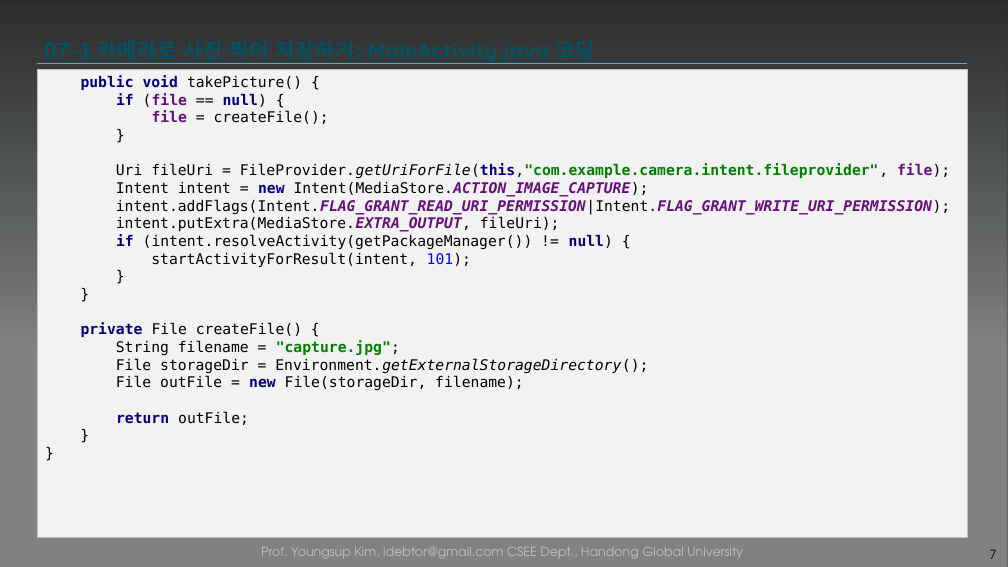
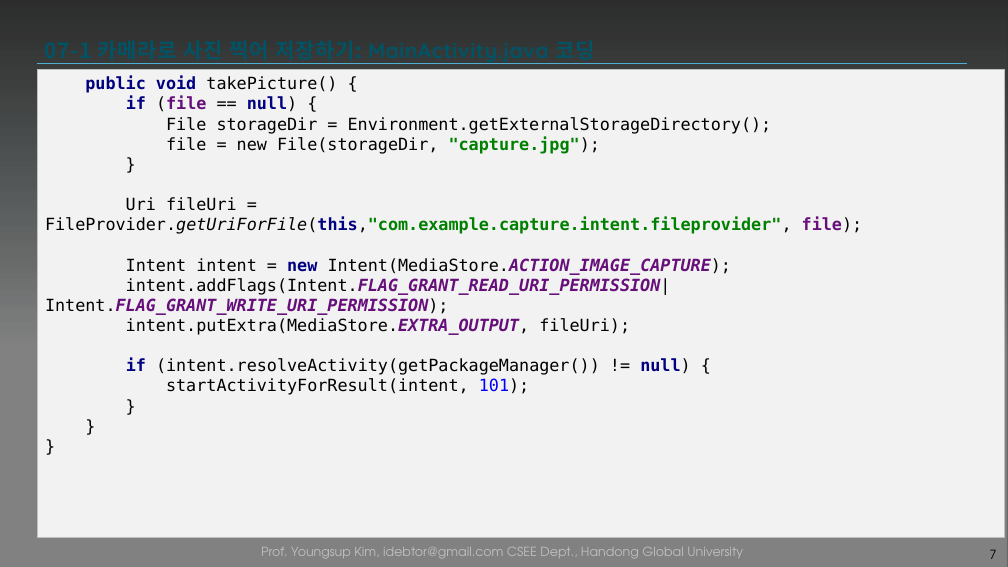
Before and after one commit to tae7841/HuStarAS, a slide deck: slide 7 of ppts/07Mulitmedia.pptx. Drawn at 1008x567 pixels with LibreOffice and Linux fonts; fonts in the diff are those of the drawing; background and template pictures are left out; a plain dark background stands for a picture behind light text. Boxes give left, top, right and bottom in pixels: in the first picture for what was removed or moved away, otherwise in the second. Text is boxed around its words. In the diff, an @@ line names an element or a change of style, - is before the commit and + after.

```diff
--- a/ppts/07Mulitmedia.pptx
+++ b/ppts/07Mulitmedia.pptx
@@ text "public void takePicture() { if ...": place and size @@
-text "public void takePicture() { if ..." at [38,70,969,538]
+text "public void takePicture() { if ..." at [38,70,1005,538]
@@ text at [45,76,863,395]: text changed; size 14 to 16 pt @@
-public void takePicture() {
-if (file == null) {
-file = createFile();
-}
-Uri fileUri = FileProvider.getUriForFile(this,"com.example.camera.intent.fileprovider", file);
-Intent intent = new Intent(MediaStore.ACTION_IMAGE_CAPTURE);
-intent.addFlags(Intent.FLAG_GRANT_READ_URI_PERMISSION|Intent.FLAG_GRANT_WRITE_URI_PERMISSION);
-intent.putExtra(MediaStore.EXTRA_OUTPUT, fileUri);
-if (intent.resolveActivity(getPackageManager()) != null) {
-startActivityForResult(intent, 101);
-}
-}
-private File createFile() {
-String filename = "capture.jpg";
-File storageDir = Environment.getExternalStorageDirectory();
-File outFile = new File(storageDir, filename);
-return outFile;
-}
-}
+public void takePicture() {
+if (file == null) {
+File storageDir = Environment.getExternalStorageDirectory();
+file = new File(storageDir, "capture.jpg");
+}
+Uri fileUri = FileProvider.getUriForFile(this,"com.example.capture.intent.fileprovider", file);
+Intent intent = new Intent(MediaStore.ACTION_IMAGE_CAPTURE);
+intent.addFlags(Intent.FLAG_GRANT_READ_URI_PERMISSION|Intent.FLAG_GRANT_WRITE_URI_PERMISSION);
+intent.putExtra(MediaStore.EXTRA_OUTPUT, fileUri);
+if (intent.resolveActivity(getPackageManager()) != null) {
+startActivityForResult(intent, 101);
+}
+}
+}
```
Also in this commit, not shown: 6 other slides changed, 5 other files.
